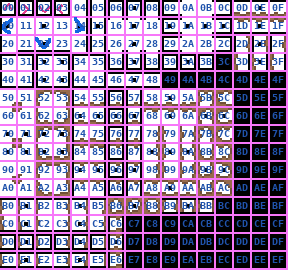
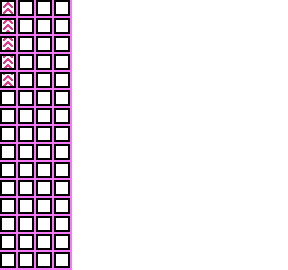
Two versions of the same layered image (288px x 270px). Layer-by-layer changes:
hid "numbers" over [2, 4, 284, 263]
added layer "grid + outline" above "Pasted Layer #1" over [0, 2, 70, 266]
added layer "Pasted Layer #1" above "Pasted Layer #2" over [3, 81, 13, 92]
added layer "Pasted Layer #2" above "BoostBlock.png" over [3, 2, 13, 81]
hid "BoostBlock.png", painted on it over [0, 0, 288, 270]
